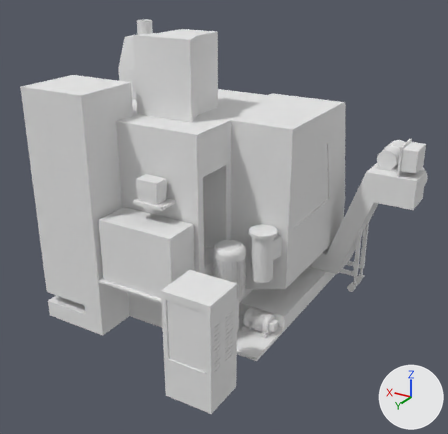
An edit to the OBJ model src/assets/doosan v1.obj, drawn before and after from the same camera.
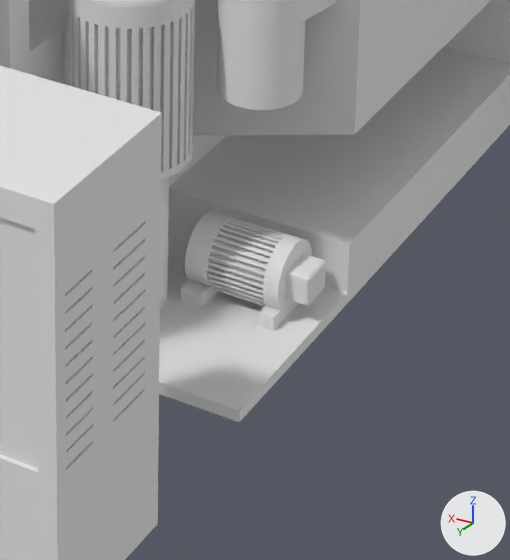
Each version is shown whole from a 50 mm lens placed at (-321.0, 490.0, 202.0), pointed at (-42.0, 26.0, -30.0), then close up on the part from 44% to 72% of the width and 59% to 91% of the height. Every picture has the same lights, and +X, +Y and +Z are marked at lower right. The first two pictures are the older version. Where no turn or scale is listed for an object, it has been applied to the vertices. Vertices at exactly the same position are counted once.

The first close-up shows 'doosan v1'.
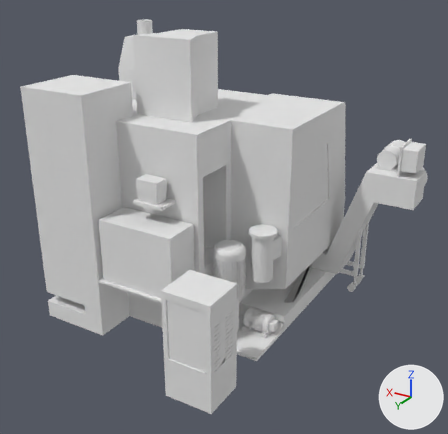
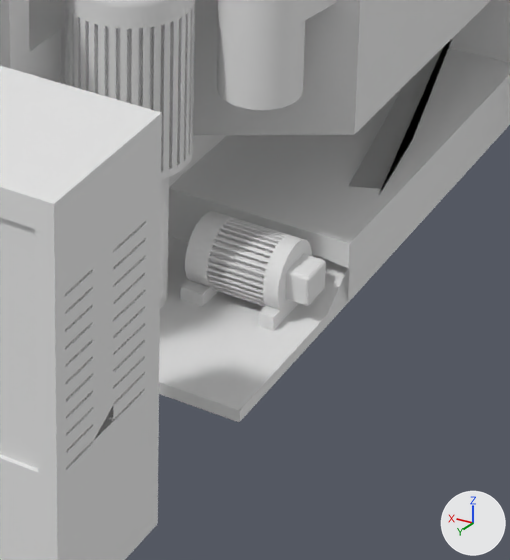
Patch to the scene script:
```diff
--- a/src/assets/doosan v1.obj.py
+++ b/src/assets/doosan v1.obj.py
@@ me_doosan_v1 @@
 # used by ob_doosan_v1; location = (0.0, 0.0, 0.0)
 # verts and faces of me_doosan_v1; kept vertices keep their numbers, new ones are numbered from 11389
 # before: 8483 (-109.0, 135.0, -97.0) at pixel (113, 405), 8484 (-109.0, 135.0, -97.0) at pixel (113, 405), 8793 (-109.0, 143.0, -101.0) at pixel (93, 441), 8835 (-109.0, 135.0, -101.0) at pixel (113, 421), 8836 (-109.0, 135.0, -101.0) at pixel (113, 420)
 # before: 8837 (-109.0, 135.0, -101.0) at pixel (113, 420)
-me_doosan_v1.from_pydata(...)  # 11389 vertices, 22812 faces; spans x -192.0..106.0, y -135.0..157.0, z -139.0..139.0
+me_doosan_v1.from_pydata(...)  # 11384 vertices, 22796 faces; spans x -192.0..106.0, y -135.0..157.0, z -139.0..139.0
+# me_doosan_v1 part 1
+# 1 vertex is removed from x -109.0, y 25.0, z -133.0
+# 9 faces are deleted
+# 9 new faces join them
+# me_doosan_v1 part 2
+delete_faces([(8483, 8836, 8837), (8483, 8484, 8836), (8484, 8793, 8836), (8793, 8835, 8836)])
+# other edits to the shape of me_doosan_v1 do not show in these pictures
 me_doosan_v1.materials.append(mat_steel___satin)
```

Changed parts and their boxes (x1, y1, x2, y2) in the close-ups (510 x 560 px; the box of a moved part takes in the faces that stretch with it):
part 1 of me_doosan_v1, moved or reshaped
    before: (312, 254, 350, 325)
    after: (312, 39, 452, 325)
part 2 of me_doosan_v1, deleted
    before: (94, 407, 113, 440)
